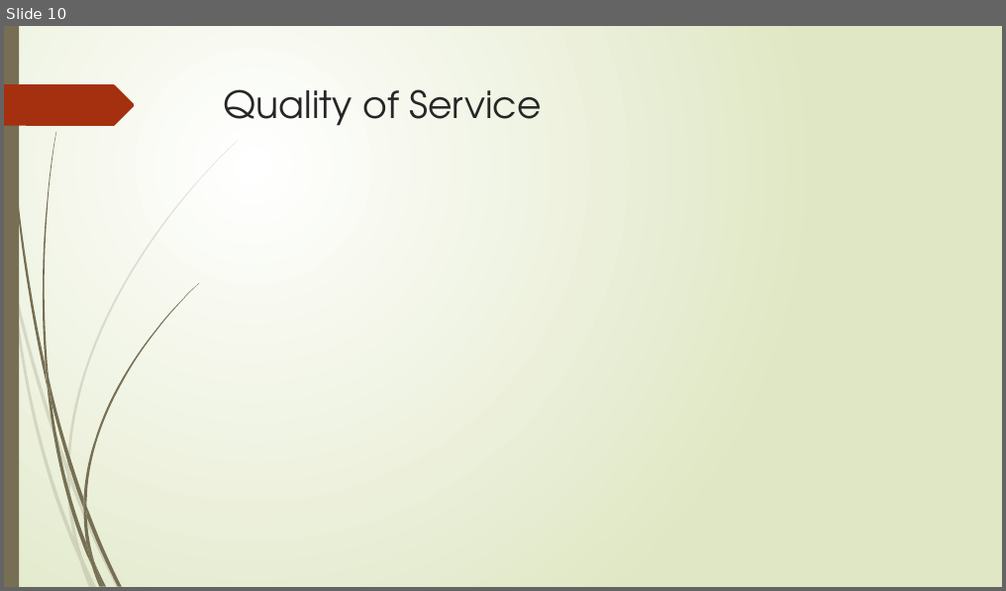
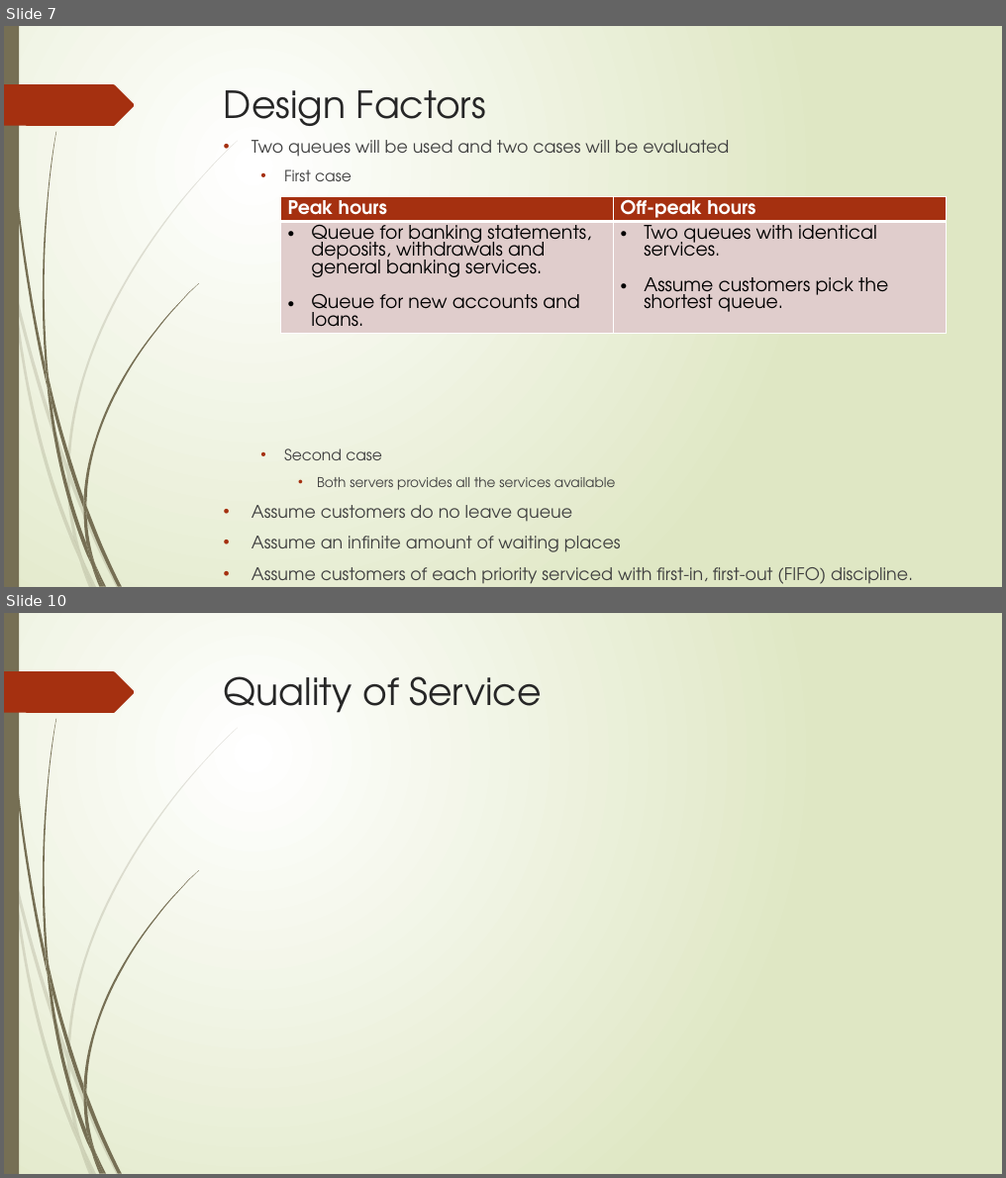
Before and after one commit to jrgouws/Research-Project, a slide deck: Prac2/Part 2/Presentation.pptx. Shown one above the other, each under a label of ours: slide 10 before the commit, slides 7 and 10 after it; the slides between them are not shown. The pictures are 1006x591 and 1006x1178 pixels, drawn with LibreOffice and Linux fonts; fonts in the diff are those of the drawing. Boxes give left, top, right and bottom in pixels: in the first picture for what was removed or moved away, otherwise in the second. Text is boxed around its words. In the diff, an @@ line names an element or a change of style, - is before the commit and + after.

```diff
--- a/Prac2/Part 2/Presentation.pptx
+++ b/Prac2/Part 2/Presentation.pptx
@@ slide 7 added at [4, 26, 1002, 587], background gradient #FFFFFF to #DFE8C4; not listed: 24 template elements that a slide beside it also shows @@
@@ title added at [224, 90, 487, 126], 36 pt, text #262626 @@
+Design Factors
@@ text added at [252, 140, 913, 584], 16.6 pt, text #404040 @@
+• Two queues will be used and two cases will be evaluated
+  • First case
+  • Second case
+    • Both servers provides all the services available
+• Assume customers do no leave queue
+• Assume an infinite amount of waiting places
+• Assume customers of each priority serviced with first-in, first-out (FIFO) discipline.
@@ table added at [280, 196, 945, 369], 2 rows, 2 columns @@
+Peak hours | Off-peak hours
+Queue for banking statements, deposits, withdrawals and general banking services. / Queue for new accounts and loans. | Two queues with identical services. / Assume customers pick the shortest queue.
```
Also in this commit, not shown: 5 slides changed, 5 other slides added, 5 slides removed, 15 other files.
